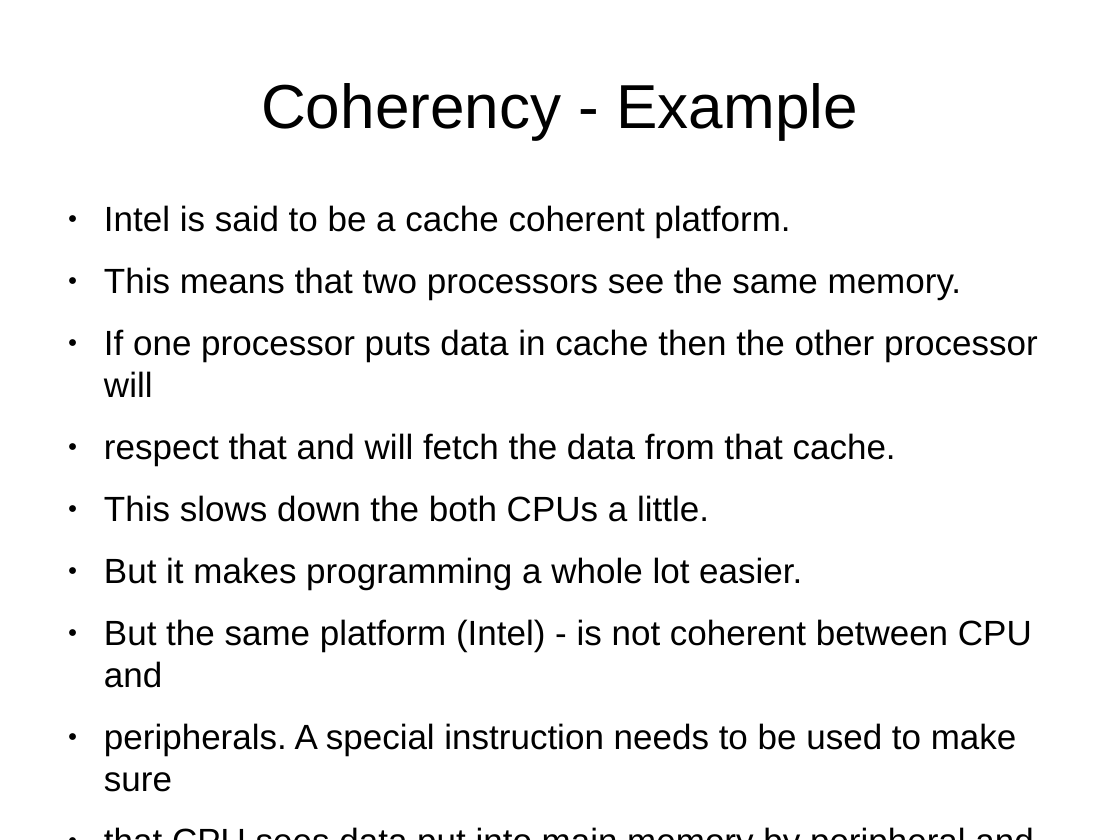
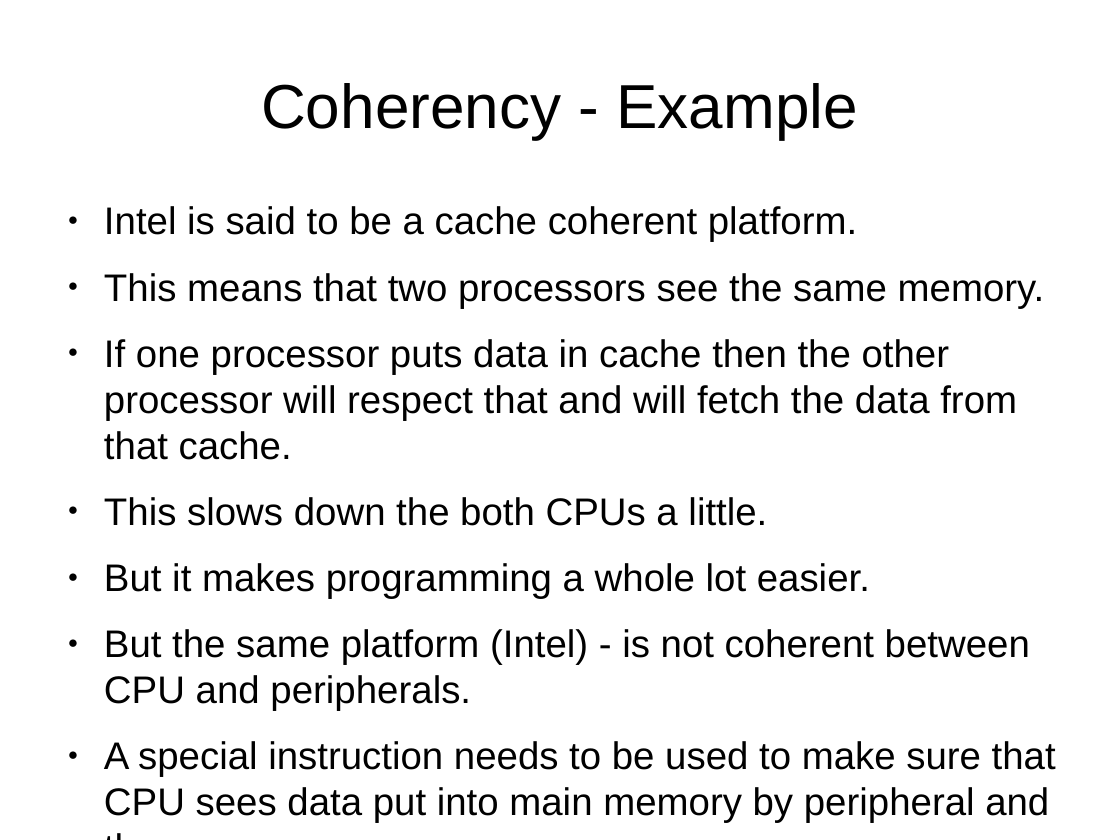
Before and after one commit to veltzer/demos-linux, a slide deck: slide 31 of doc/multicore.odp. Drawn at 1120x840 pixels with LibreOffice and Linux fonts; fonts in the diff are those of the drawing. Boxes give left, top, right and bottom in pixels: in the first picture for what was removed or moved away, otherwise in the second. Text is boxed around its words. In the diff, an @@ line names an element or a change of style, - is before the commit and + after.

```diff
--- a/doc/multicore.odp
+++ b/doc/multicore.odp
@@ text at [104, 206, 1045, 599]: size 24.8 to 27.2 pt in "Intel is said to be a cache ...", "This means that two processors see the ...", "This slows down the both CPUs a ...", "But it makes programming a whole lot ..." @@
@@ text at [104, 339, 1017, 460]: text changed; size 24.8 to 27.2 pt @@
-● If one processor puts data in cache then the other processor will
-● respect that and will fetch the data from that cache.
+● If one processor puts data in cache then the other processor will respect that and will fetch the data from that cache.
@@ text at [104, 629, 1056, 823]: text changed; size 24.8 to 27.2 pt @@
-● But the same platform (Intel) - is not coherent between CPU and
-● peripherals. A special instruction needs to be used to make sure
-● that CPU sees data put into main memory by peripheral and the reverse
+● But the same platform (Intel) - is not coherent between CPU and peripherals.
+● A special instruction needs to be used to make sure that CPU sees data put into main memory by peripheral and the reverse
```
Also in this commit, not shown: 1 other slide changed, 5 other files.
